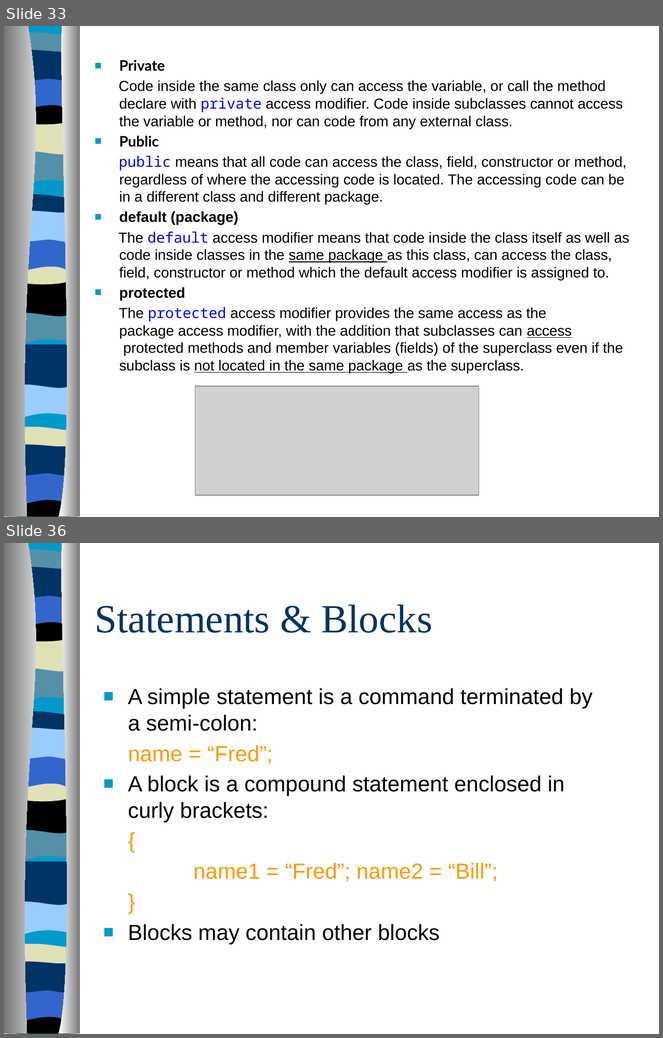
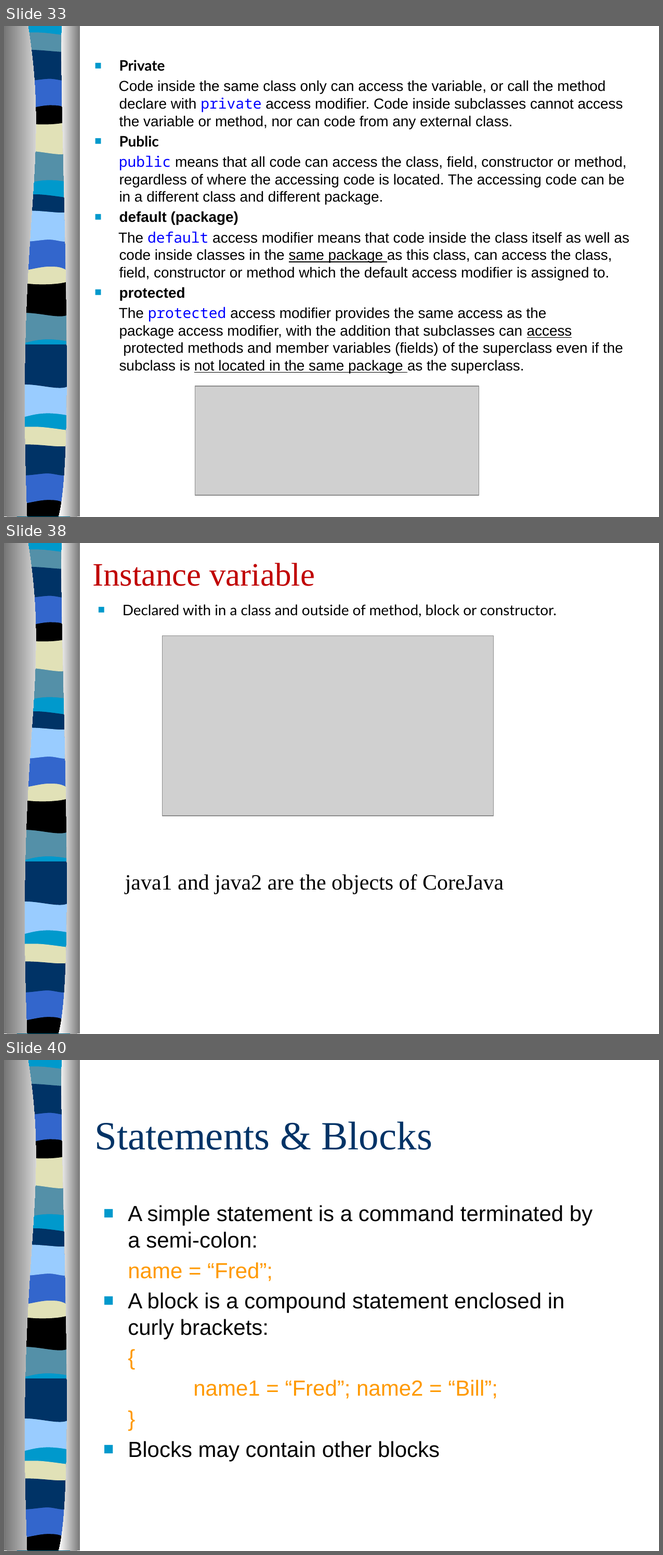
Before and after one commit to poonamtiwari01/CoreJava, a slide deck: CoreJava1.pptx. Shown one above the other, each under a label of ours: slides 33 and 36 before the commit, slides 33, 38 and 40 after it; the slides between them are not shown. The pictures are 663x1038 and 663x1555 pixels, drawn with LibreOffice and Linux fonts; fonts in the diff are those of the drawing; grey boxes stand for pictures. Boxes give left, top, right and bottom in pixels: in the first picture for what was removed or moved away, otherwise in the second. Text is boxed around its words. In the diff, an @@ line names an element or a change of style, - is before the commit and + after.

```diff
--- a/CoreJava1.pptx
+++ b/CoreJava1.pptx
@@ slide 38 added at [4, 543, 659, 1034], background #FFFFFF; not listed: 21 template elements that a slide beside it also shows @@
@@ title added at [92, 563, 315, 586], 36 pt, text #C00000 @@
+Instance variable
@@ text added at [123, 604, 557, 617], 16 pt, text #000000 @@
+■ Declared with in a class and outside of method, block or constructor.
@@ picture added at [163, 636, 494, 816] @@
@@ text added at [125, 874, 504, 895], 24 pt, text #000000 @@
+java1 and java2 are the objects of CoreJava
@@ what was slide 36 is now slide 40 @@
```
Also in this commit, not shown: 4 slides changed, 5 other slides added, 4 slides removed.
